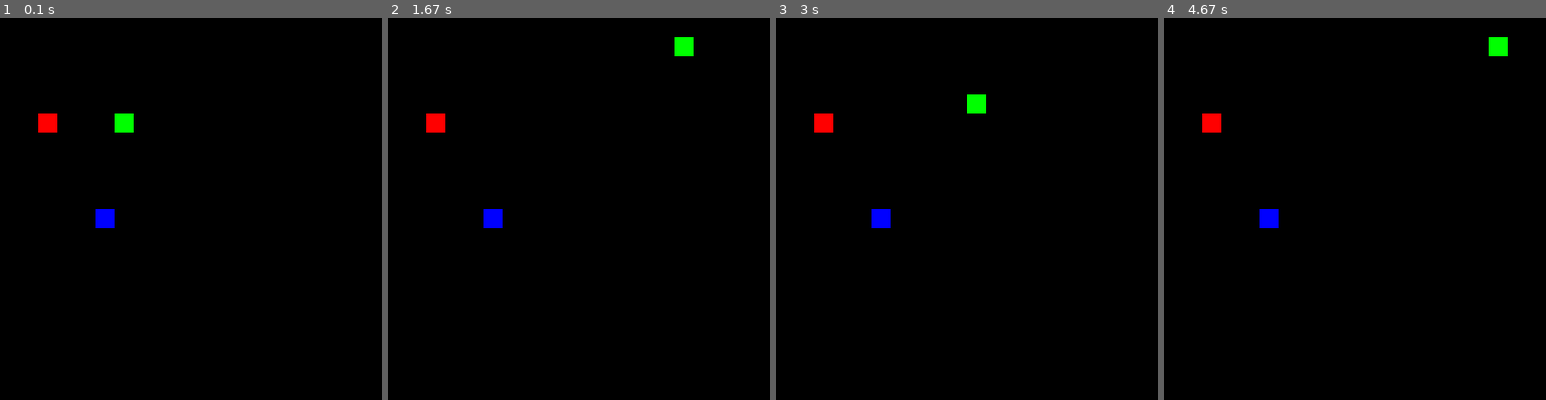
Above: before the commit, frames 1-4 (left to right).
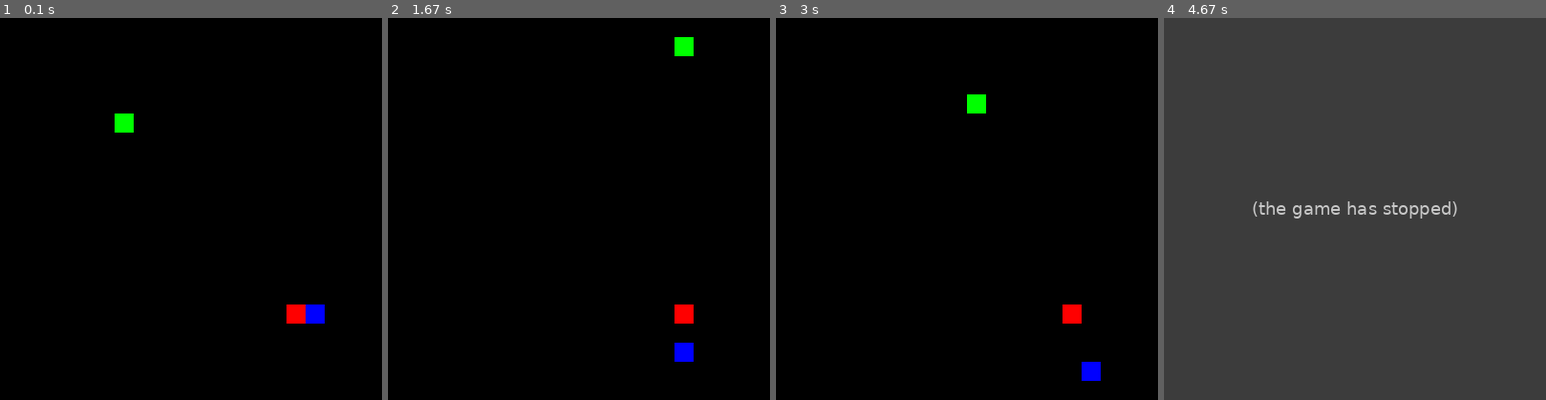
Above: after the commit, the same moments.

Repository: andmck1/ai-project
Game: pygame game, started from src/__main__.py
Same seed, same stepped clock (60 frames per second), same inputs: the game is played once before the commit and once after it.
Inputs:
- Up to frame 1 (0.1 s): no input
- Up to frame 2 (1.67 s): hold Right 0.33-0.8 s; hold Up 0.83-1.3 s; hold Right from 1.33 s (still down)
- Up to frame 3 (3 s): release Right at 1.8 s; hold Left 1.83-2.37 s; hold Down 2.4-2.73 s; hold Left from 2.77 s (still down)
- Up to frame 4 (4.67 s): release Left at 3.17 s; hold Up 3.2-3.57 s; hold Right 3.6-4.23 s

The runs differ from the first frame. In frame 1, 1.0% of the frame differs, in the area x 10-85%, y 25-80%; in frame 2, 1.0%; in frame 3, 1.0%; in frame 4, 100%, in the area x 0-100%, y 0-100%.
After the commit the program exited at 4.37 s; later frames show no game.

Commit message:
feat: setup for jupyter done

Diff:
--- a/pyproject.toml
+++ b/pyproject.toml
@@ -5,6 +5,8 @@
 readme = "README.md"
 requires-python = ">=3.13"
 dependencies = [
+    "ipykernel>=7.1.0",
+    "jupyter>=1.1.1",
     "pre-commit>=4.4.0",
     "pygame>=2.6.1",
 ]
--- a/src/__main__.py
+++ b/src/__main__.py
@@ -1,4 +1,4 @@
 from src.app import run
 
 if __name__ == "__main__":
-    run()
+    run(True)
--- a/src/app.py
+++ b/src/app.py
@@ -1,8 +1,13 @@
 from src.game import Screen, Game
 
 
-def run() -> None:
-    screen = Screen()
-    game = Game(screen, "MAT501 - Coursework")
+def run(is_draw_enabled: bool = True, tick_length: int = 8) -> None:
+    screen = Screen(is_draw_enabled=is_draw_enabled)
+    game = Game(
+        screen,
+        "MAT501 - Coursework",
+        is_draw_enabled=is_draw_enabled,
+        tick_length=tick_length,
+    )
     while game.frame():
         pass
--- a/src/game/game.py
+++ b/src/game/game.py
@@ -15,6 +15,7 @@
     all_positions: list[tuple[int, int]]
     is_two_ai_playing: bool = False
     last_input_direction: Direction = Direction.RIGHT
+    is_draw_enabled: bool = True
 
     def __init__(
         self,
@@ -22,21 +23,28 @@
         window_title: str,
         tick_length: int = 8,
         is_two_ai_playing: bool = False,
+        is_draw_enabled: bool = True,
     ) -> None:
         self.screen = screen
         self.is_two_ai_playing = is_two_ai_playing
+        self.is_draw_enabled = is_draw_enabled
+
+        start_position_1 = (5, 5)
+
+        start_position_2 = (self.screen.n_rows - 5, self.screen.n_cols - 5)
 
         if is_two_ai_playing:
             self.snakes = [
                 Snake(
                     screen=screen,
-                    start_position=(5, 5),
+                    start_position=start_position_1,
                     is_ai=True,
                     name="AI 1",
+                    start_direction=Direction.RIGHT,
                 ),
                 Snake(
                     screen=screen,
-                    start_position=(10, 10),
+                    start_position=start_position_2,
                     is_ai=True,
                     body_colour=Colour.BLUE,
                     name="AI 2",
@@ -47,13 +55,14 @@
             self.snakes = [
                 Snake(
                     screen=screen,
-                    start_position=(5, 5),
+                    start_position=start_position_1,
                     is_ai=False,
                     name="Player",
+                    start_direction=Direction.RIGHT,
                 ),
                 Snake(
                     screen=screen,
-                    start_position=(5, 10),
+                    start_position=start_position_2,
                     is_ai=True,
                     body_colour=Colour.BLUE,
                     name="AI",
@@ -134,7 +143,7 @@
                 _snake.change_direction(self.ai_move())
             else:
                 _snake.change_direction(self.last_input_direction)
-                _snake.move()
+            _snake.move()
 
             if _snake.body[0] == self.food.position:
                 _snake.eaten_fruit = True
@@ -145,11 +154,15 @@
                 self.quit()
                 return False
 
-            _snake.draw()
+            if self.is_draw_enabled:
+                _snake.draw()
 
-        self.food.draw()
+        if self.is_draw_enabled:
+            self.food.draw()
+            # TODO - could be more efficient to collect the rectangles
+            # and display using .update()
+            pygame.display.flip()
 
-        pygame.display.flip()
         self.clock.tick(self.tick_length)
 
         return True
--- a/src/game/screen.py
+++ b/src/game/screen.py
@@ -15,11 +15,19 @@
         screen_width: int = 400,
         screen_height: int = 400,
         block_size: int = 20,
+        is_draw_enabled: bool = True,
     ) -> None:
         self.width = screen_width
         self.height = screen_height
         self.block_size = block_size
-        self.surface = pygame.display.set_mode((self.width, self.height))
+
+        flags = 0
+        if not is_draw_enabled:
+            flags = pygame.HIDDEN
+
+        self.surface = pygame.display.set_mode(
+            (self.width, self.height), flags=flags
+        )
 
     @property
     def n_rows(self) -> int:
Not shown, added: experiments.ipynb
Not shown, changed: uv.lock
